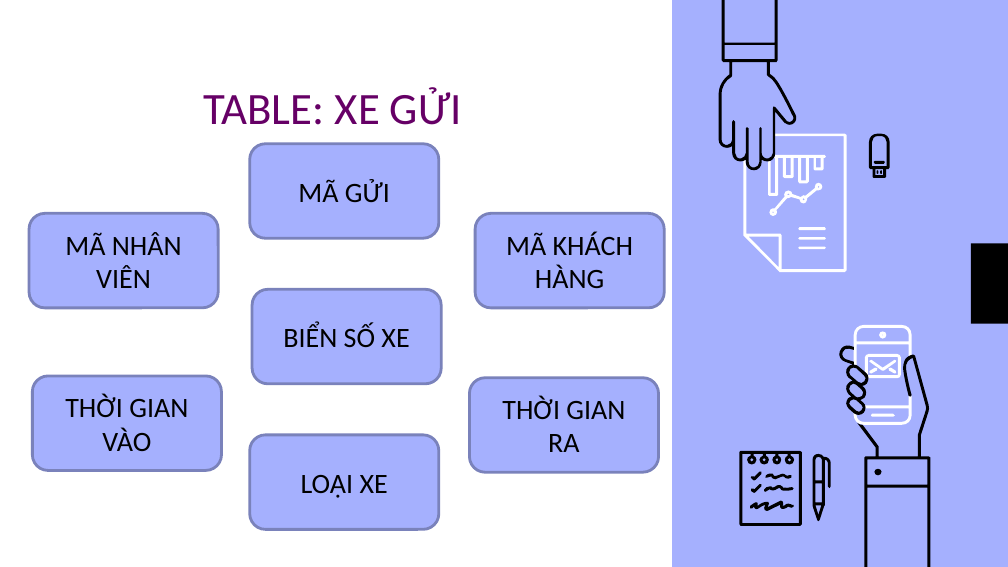
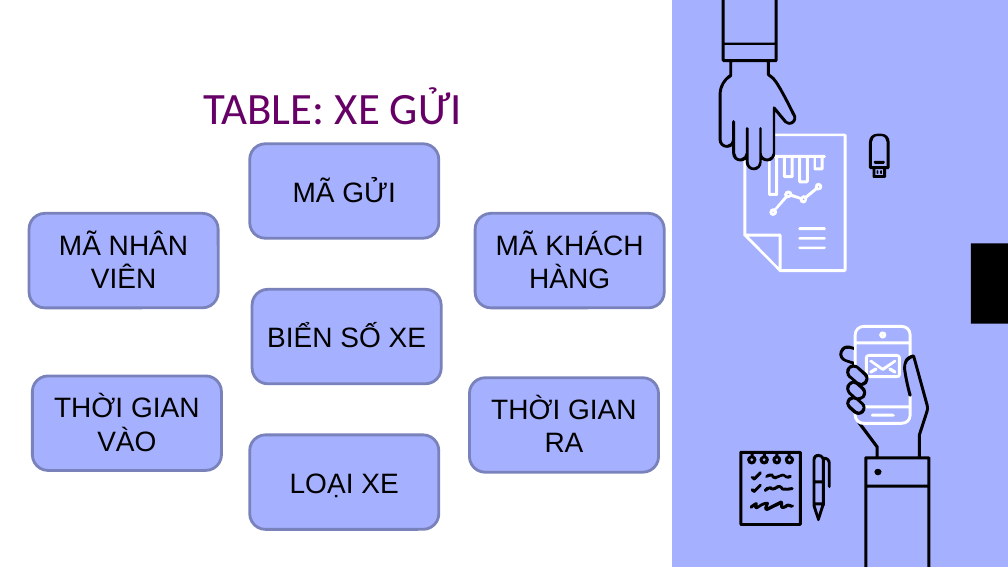
Before and after one commit to thuypt102/Practice-teamwork-01, a slide deck: slide 18 of Quản lý bãi đỗ xe.pptx (slide 16 before the commit). Drawn at 1008x567 pixels with LibreOffice and Linux fonts; fonts in the diff are those of the drawing. Boxes give left, top, right and bottom in pixels: in the first picture for what was removed or moved away, otherwise in the second. Text is boxed around its words. In the diff, an @@ line names an element or a change of style, - is before the commit and + after.

```diff
--- a/Quản lý bãi đỗ xe.pptx
+++ b/Quản lý bãi đỗ xe.pptx
@@ font Calibri to Arial in 7 elements at (29, 214, 219, 308), (250, 144, 439, 239), (475, 214, 664, 308), (32, 376, 222, 471), (252, 289, 442, 384), (470, 378, 659, 473), (250, 434, 439, 529) @@
```
Also in this commit, not shown: 15 other slides changed, 6 slides added, 1 slide removed.
